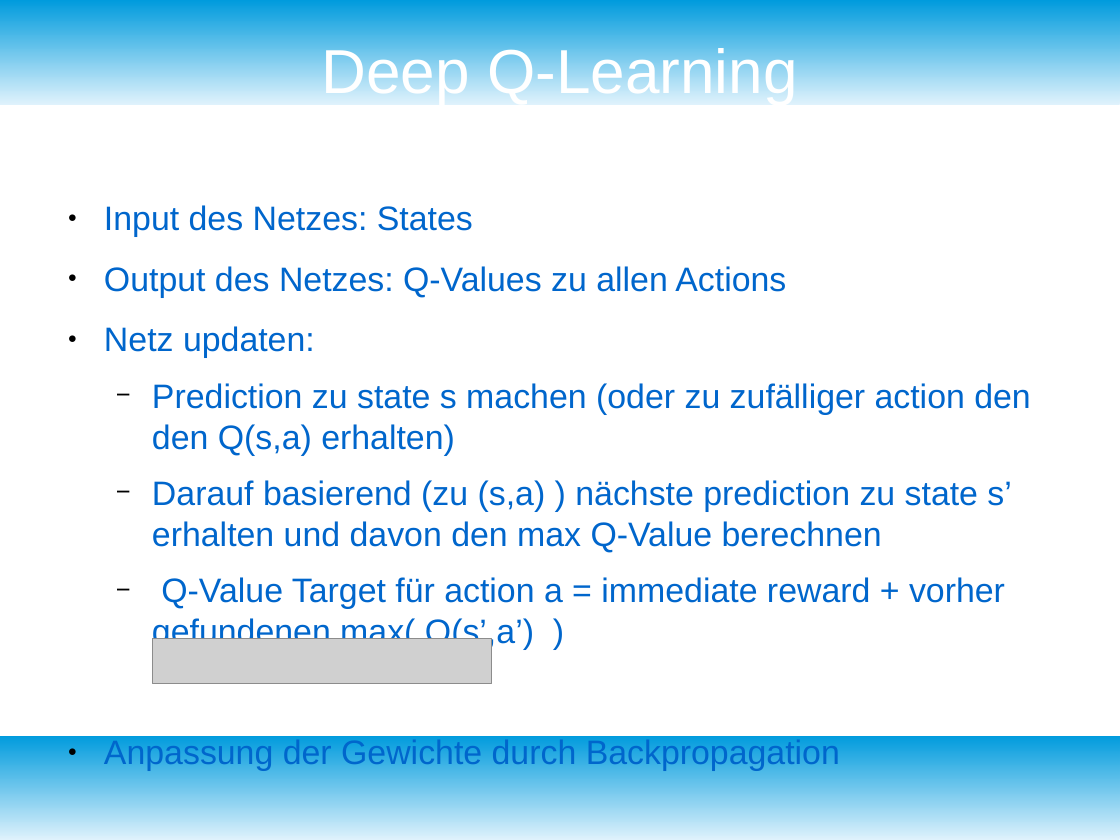
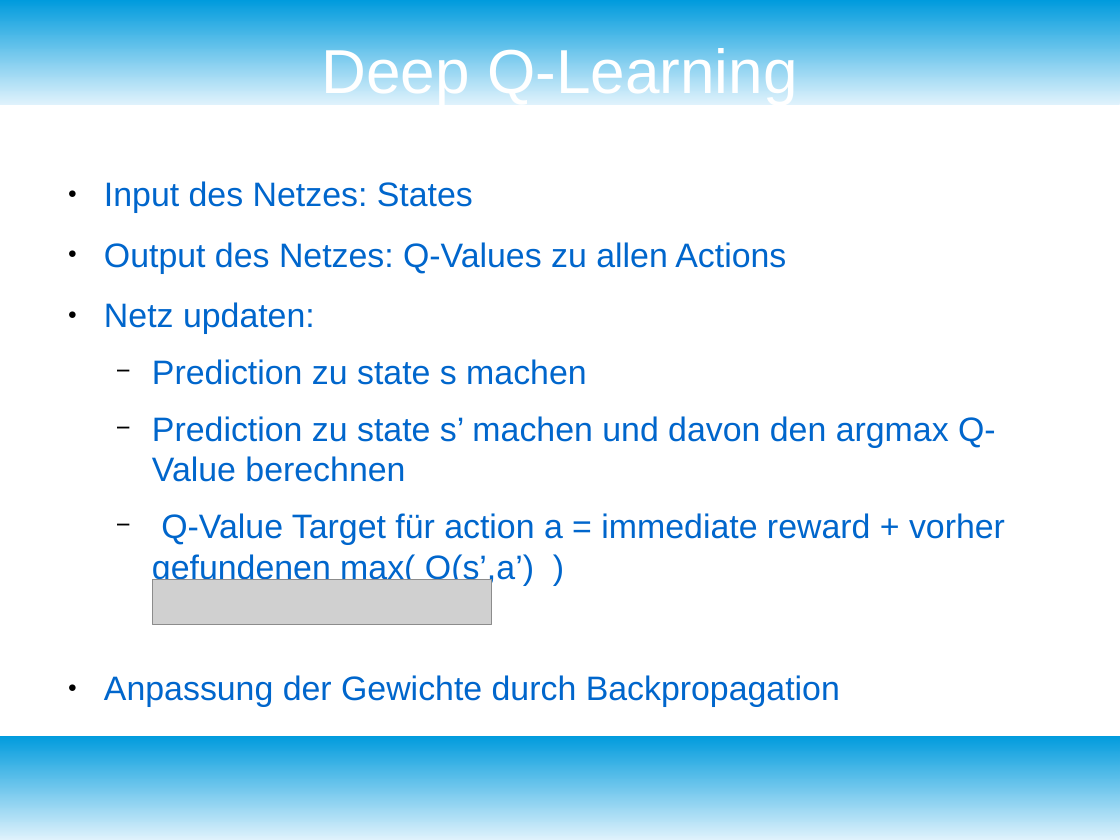
Before and after one commit to fnehmer/haw-is-assignment, a slide deck: slide 25 of Präsentation/is_praesentation.odp (slide 26 before the commit). Drawn at 1120x840 pixels with LibreOffice and Linux fonts; fonts in the diff are those of the drawing; grey boxes stand for pictures. Boxes give left, top, right and bottom in pixels: in the first picture for what was removed or moved away, otherwise in the second. Text is boxed around its words. In the diff, an @@ line names an element or a change of style, - is before the commit and + after.

Commit message:
Final version of presentation

```diff
--- a/Präsentation/is_praesentation.odp
+++ b/Präsentation/is_praesentation.odp
@@ text "Input des Netzes: States": place and size @@
-text "Input des Netzes: States" at [104, 205, 1031, 650]
+text "Input des Netzes: States" at [104, 181, 1005, 585]
@@ text at [152, 359, 996, 482]: text changed @@
-  − Prediction zu state s machen (oder zu zufälliger action den den Q(s,a) erhalten)
-  − Darauf basierend (zu (s,a) ) nächste prediction zu state s’ erhalten und davon den max Q-Value berechnen
+  − Prediction zu state s machen
+  − Prediction zu state s’ machen und davon den argmax Q-Value berechnen
@@ picture: place and size @@
-picture at [152, 638, 492, 684]
+picture at [152, 579, 492, 625]
```
Also in this commit, not shown: 3 other slides changed, 6 slides added, 1 slide removed, 17 other files.
